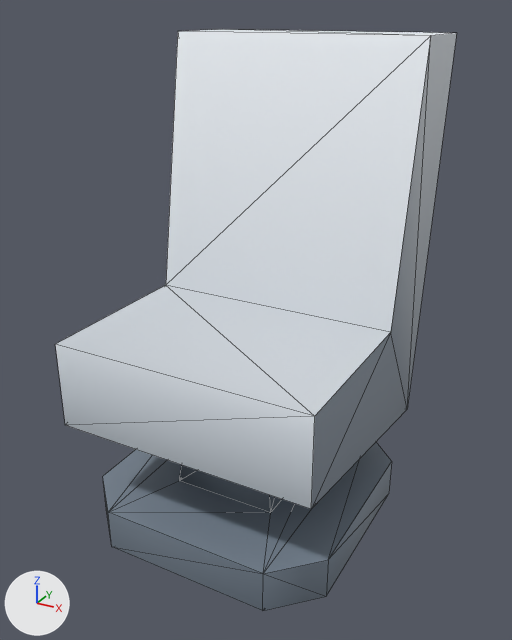
The glTF model client/public/assets/kenney-station/chair.glb, before and after one commit.
One viewpoint serves both versions: a camera (50 mm lens) standing at (0.362, -0.666, 0.575) and looking at (0.002, -0.012, 0.248). The lights are fixed; the arrows at lower left show +X, +Y and +Z. The older version comes first. Mesh edges are drawn as thin lines. Where no turn or scale is listed for an object, it has been applied to the vertices. Vertices at exactly the same position are counted once.

In view in the first picture: 'chair'.
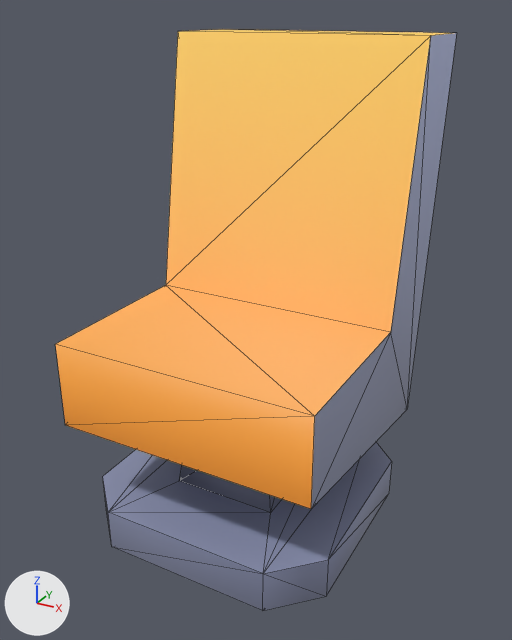
The edits, one by one:
me_chair has 36 vertices, 62 faces and spans x -0.15..0.15, y -0.175..0.175, z -0.275..0.275.
me_chair is used by ob_chair; location (0.0, 0.0, 0.275).
me_chair part 1: 51 faces centred in x -0.15..0.15, y -0.175..0.142, z -0.275..0.025 are repainted in the vertex colours; the middle colour goes from greyish blue #75818f to greyish blue #878da9.
me_chair part 2: 11 faces centred in x -0.15..0.15, y -0.175..0.158, z -0.092..0.275 are repainted in the vertex colours; the middle colour goes from light grey #c5ccd3 to orange #ffa95f.

Where the change shows, as pixel boxes (x1, y1, x2, y2) in the pictures (512 x 640 px):
part 1 of me_chair, recoloured: (61, 37, 431, 611) in both
part 2 of me_chair, recoloured (light grey to orange): (55, 29, 457, 509) in both
